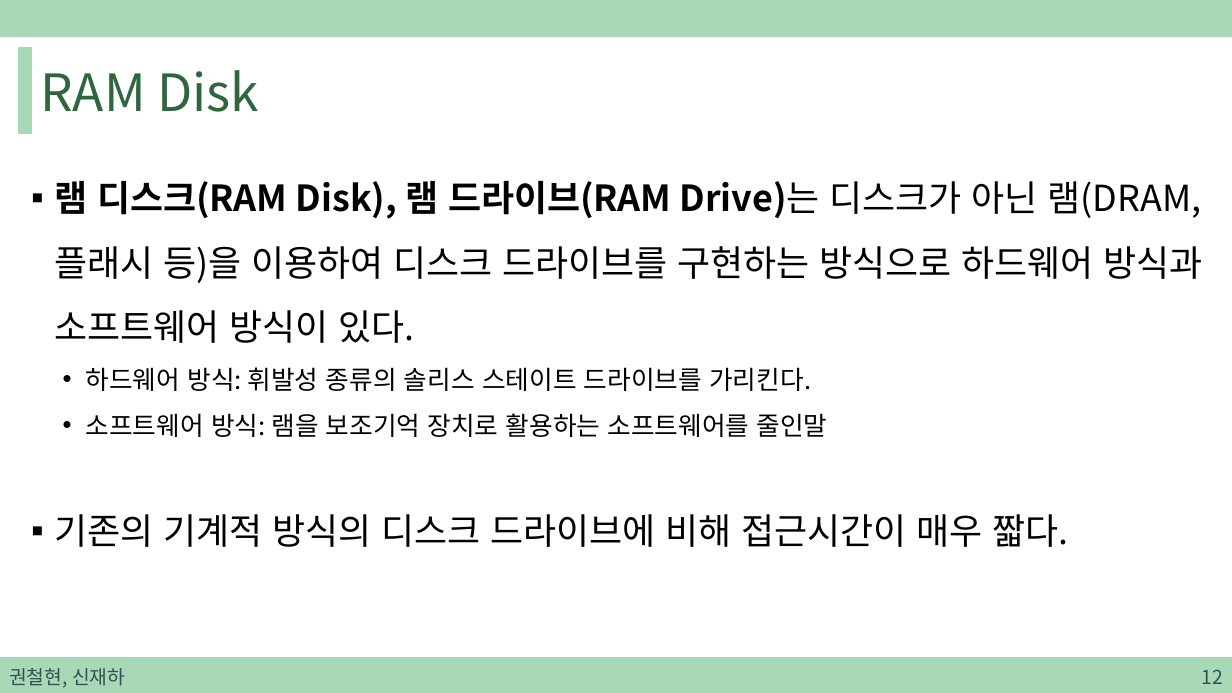
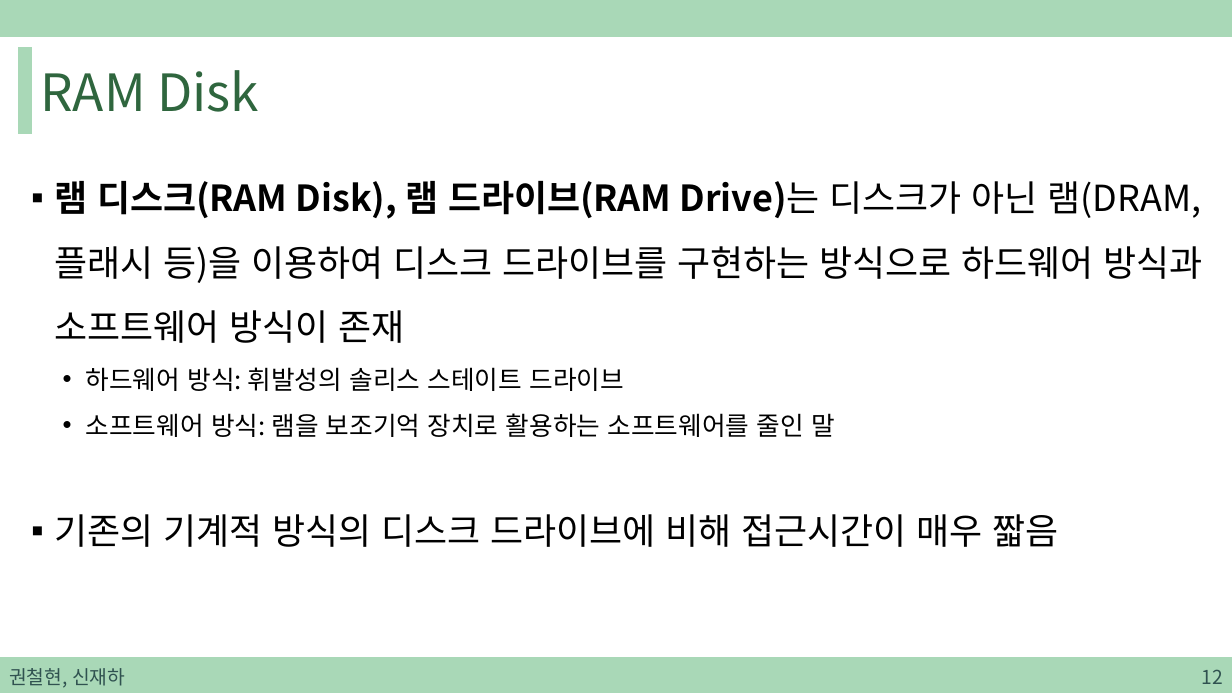
Before and after one commit to sjh4287/capston, a slide deck: slide 12 of 2022.02.18/권철현,신재하.pptx. Drawn at 1232x693 pixels with LibreOffice and Linux fonts; fonts in the diff are those of the drawing. Boxes give left, top, right and bottom in pixels: in the first picture for what was removed or moved away, otherwise in the second. Text is boxed around its words. In the diff, an @@ line names an element or a change of style, - is before the commit and + after.

```diff
--- a/2022.02.18/권철현,신재하.pptx
+++ b/2022.02.18/권철현,신재하.pptx
@@ text at <box>54,181,1203,547</box>: text changed @@
-▪ 램 디스크(RAM Disk), 램 드라이브(RAM Drive)는 디스크가 아닌 램(DRAM, 플래시 등)을 이용하여 디스크 드라이브를 구현하는 방식으로 하드웨어 방식과 소프트웨어 방식이 있다.
-  • 하드웨어 방식: 휘발성 종류의 솔리스 스테이트 드라이브를 가리킨다.
-  • 소프트웨어 방식: 램을 보조기억 장치로 활용하는 소프트웨어를 줄인말
-▪ 기존의 기계적 방식의 디스크 드라이브에 비해 접근시간이 매우 짧다.
+▪ 램 디스크(RAM Disk), 램 드라이브(RAM Drive)는 디스크가 아닌 램(DRAM, 플래시 등)을 이용하여 디스크 드라이브를 구현하는 방식으로 하드웨어 방식과 소프트웨어 방식이 존재
+  • 하드웨어 방식: 휘발성의 솔리스 스테이트 드라이브
+  • 소프트웨어 방식: 램을 보조기억 장치로 활용하는 소프트웨어를 줄인 말
+▪ 기존의 기계적 방식의 디스크 드라이브에 비해 접근시간이 매우 짧음
```
Also in this commit, not shown: 3 other slides changed.
